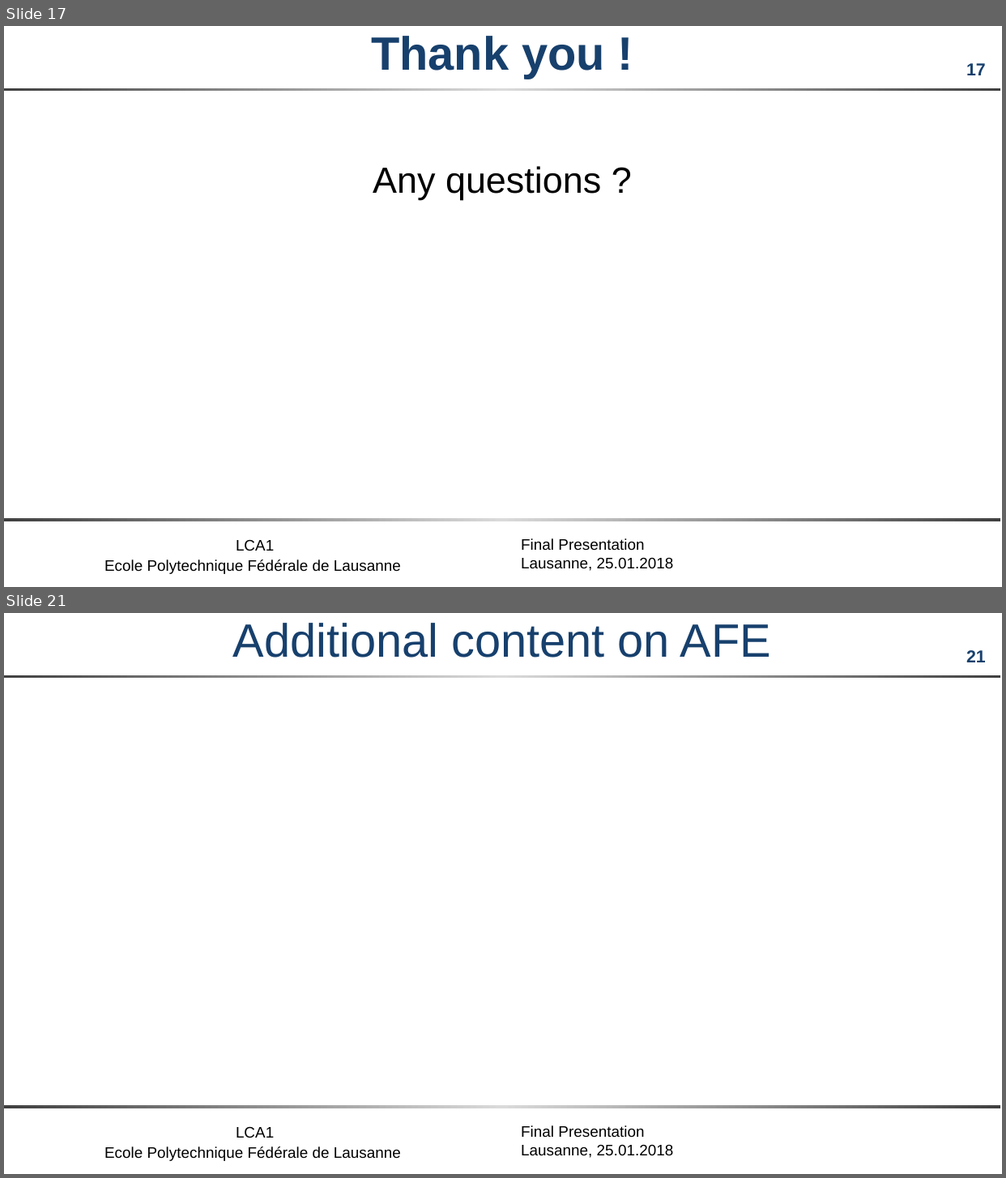
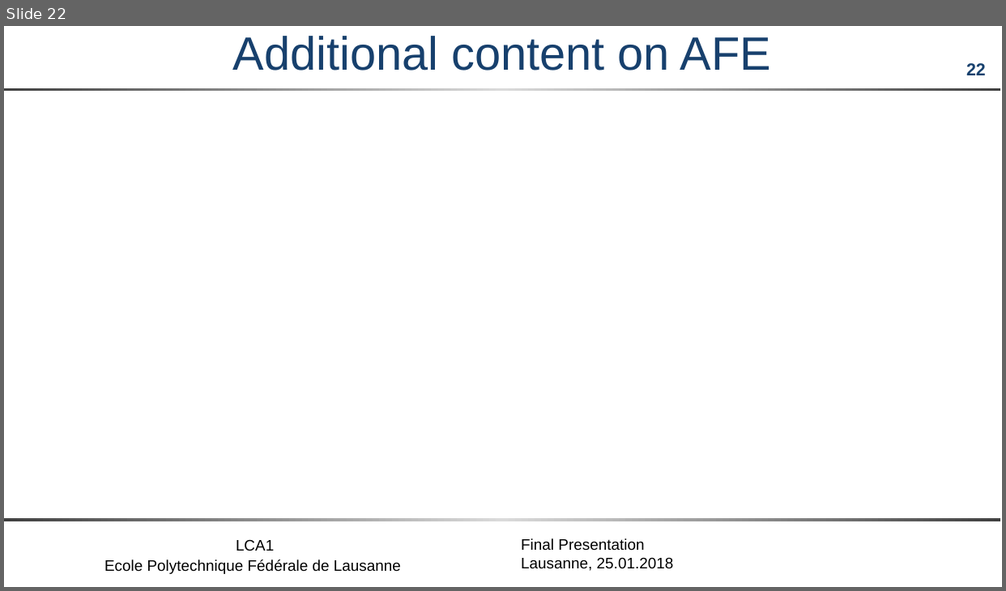
Before and after one commit to maxpr/MasterProjectDocuments, a slide deck: doc/FinalPresentation.pptx. Shown one above the other, each under a label of ours: slides 17 and 21 before the commit, slide 22 after it; the slides between them are not shown. The pictures are 1006x1178 and 1006x591 pixels, drawn with LibreOffice and Linux fonts; fonts in the diff are those of the drawing; grey boxes stand for pictures; background and template pictures are left out. Boxes give left, top, right and bottom in pixels: in the first picture for what was removed or moved away, otherwise in the second. Text is boxed around its words. In the diff, an @@ line names an element or a change of style, - is before the commit and + after.

```diff
--- a/doc/FinalPresentation.pptx
+++ b/doc/FinalPresentation.pptx
@@ slide 17 removed at box(4, 26, 1002, 587), background #FFFFFF; not listed: 5 template elements that a slide beside it also shows @@
@@ title removed at box(371, 36, 605, 78) @@
-Thank you !
@@ text removed at box(373, 166, 601, 200) @@
-Any questions ?
@@ what was slide 21 is now slide 22 @@
@@ page number at box(966, 63, 986, 75): text changed @@
-21
+22
```
Also in this commit, not shown: 14 slides changed, 4 slides added, 2 other slides removed, 10 other files.
